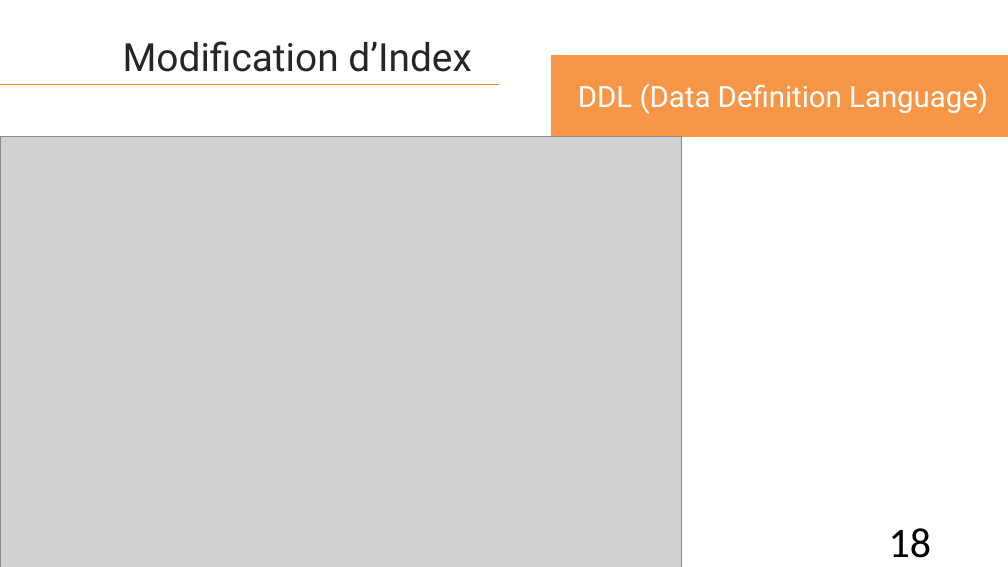
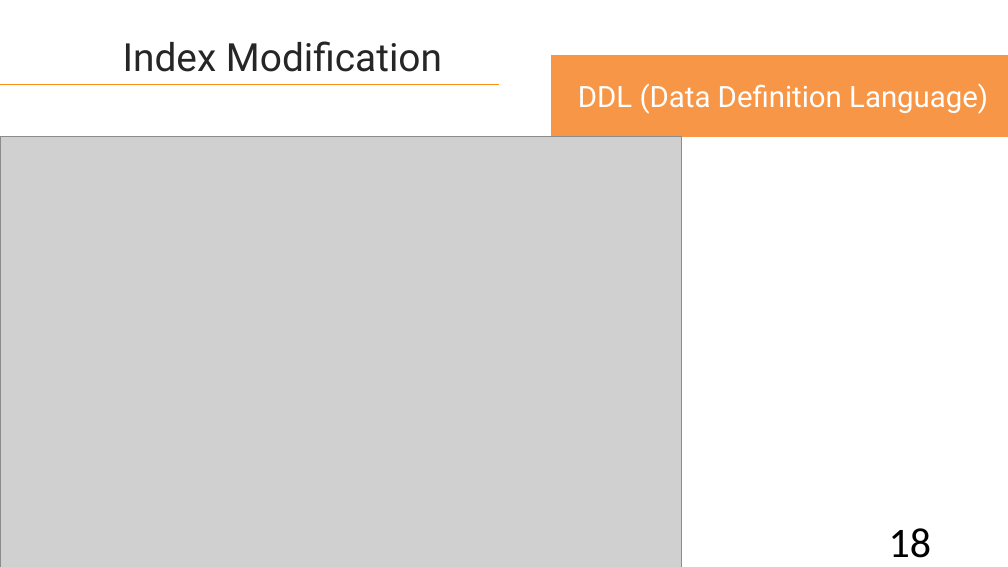
Before and after one commit to lahcenrahlaoui/Wingardium_Leviosaaaa, a slide deck: slide 18 of Presentation-projet-SQLite (1) - Copy.pptx. Drawn at 1008x567 pixels with LibreOffice and Linux fonts; fonts in the diff are those of the drawing; grey boxes stand for pictures. Boxes give left, top, right and bottom in pixels: in the first picture for what was removed or moved away, otherwise in the second. Text is boxed around its words. In the diff, an @@ line names an element or a change of style, - is before the commit and + after.

```diff
--- a/Presentation-projet-SQLite (1) - Copy.pptx
+++ b/Presentation-projet-SQLite (1) - Copy.pptx
@@ text at box(123, 41, 442, 72): text changed @@
-Modification d’Index
+Index Modification
```
Also in this commit, not shown: 17 other slides changed.
